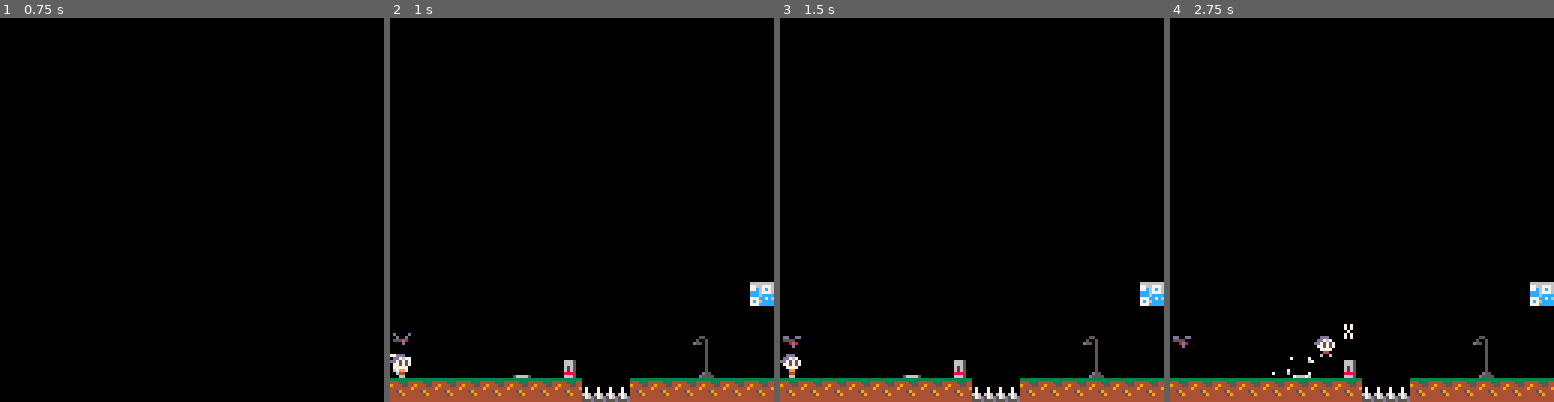
Above: before the commit, frames 1-4 (left to right).
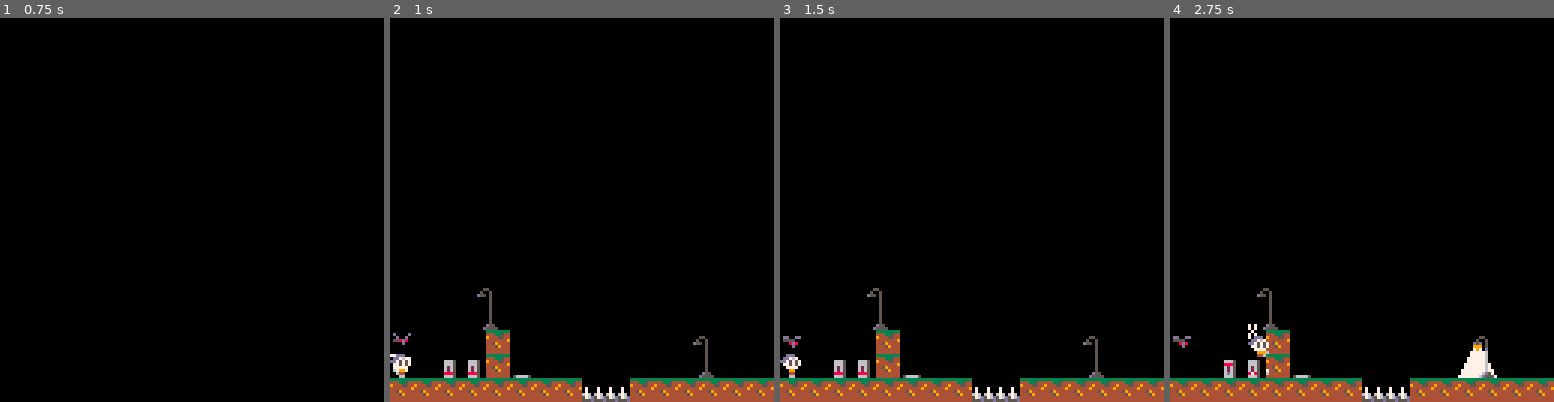
Above: after the commit, the same moments.

Repository: wesen/carts
Game: PICO-8 cartridge games/the-moth/the-moth.p8
The game is run twice, just before and just after one commit, with the same random seed, the same clock (stepped at 60 frames per second) and the same inputs.
Inputs:
- Up to frame 1 (0.75 s): tap X (X key) at 0.33 s; tap O (Z key) at 0.7 s
- Up to frame 2 (1 s): no input
- Up to frame 3 (1.5 s): tap X (X key) at 1.07 s
- Up to frame 4 (2.75 s): hold Right 1.6-2.1 s; tap O (Z key) at 1.7, 2.1, 2.5 s; tap X (X key) at 1.85 s; hold Up 2.15-2.42 s; hold Right from 2.47 s (still down)

Frame 1 is identical in both runs. In frame 2, 1.8% of the frame differs, in the area x 14-100%, y 68-94%; in frame 3, 1.8%; in frame 4, 2.8%.

Commit message:
Add ray casting and multilamp switches

Diff:
--- a/games/the-moth/lamp.lua
+++ b/games/the-moth/lamp.lua
@@ -8,7 +8,7 @@
  self.is_on=tile==spr_lamp_on
  -- lookup number in tile below
  self.nr=room:tile_at(self.pos/8+v2(0,1))-spr_lamp_nr_base
- room.lamps[self.nr]=self
+ add(room.lamps,self)
  add(actors,self)
 end)
 
@@ -45,9 +45,12 @@
 end
 
 function cls_lamp_switch:switch()
- local lamp=room.lamps[self.nr]
- lamp.is_on=not lamp.is_on
- self.is_on=lamp.is_on
+ for lamp in all(room.lamps) do
+  if lamp.nr==self.nr then
+   lamp.is_on=not lamp.is_on
+   self.is_on=lamp.is_on
+  end
+ end
 end
 
 function cls_lamp_switch:draw()
--- /dev/null
+++ b/games/the-moth/main-test.lua
@@ -0,0 +1,40 @@
+p1=v2(10,10)
+p2=v2(75,50)
+l1=bbox(p1,p2)
+
+p3=v2(5,15)
+p4=v2(55,75)
+b=bbox(p3,p4)
+
+function draw_box(b,col)
+ rect(b.aa.x,b.aa.y,b.bb.x,b.bb.y,col)
+end
+
+function draw_line(l,col)
+ line(l.aa.x,l.aa.y,l.bb.x,l.bb.y,col)
+end
+
+function _init()
+ poke(0x5f2d,1)
+end
+
+function _update()
+ if band(stat(34),1)!=0 then
+  l1.bb.x=stat(32)
+  l1.bb.y=stat(33)
+ elseif band(stat(34),2)!=0 then
+  l1.aa.x=stat(32)
+  l1.aa.y=stat(33)
+ end
+end
+
+function _draw()
+ cls()
+ print("cpu "..tostr(stat(1)),64,64,1)
+ draw_box(b,7)
+ draw_line(l1,8)
+
+  for p in all(isect(l1,b)) do
+   circ(p.x,p.y,3,12)
+  end
+ end
--- a/games/the-moth/moth.lua
+++ b/games/the-moth/moth.lua
@@ -19,14 +19,25 @@
    local v=(lamp.pos-self.pos)
    local d=v:sqrmagnitude()/10000.
    if d<dist then
-    dist=d
-    dir=v
-    nearest_lamp=lamp
+    if self:is_lamp_visible(lamp.pos) then
+     dist=d
+     dir=v
+     nearest_lamp=lamp
+    end
    end
   end
  end
 
  return nearest_lamp,dir
+end
+
+function cls_moth:is_lamp_visible(p)
+ local ray=bbox(self.pos+v2(4,4),p)
+ for tile in all(room.solid_tiles) do
+  local p=isect(ray,tile)
+  if (#p>0) return false
+ end
+ return true
 end
 
 function cls_moth:update()
--- a/games/the-moth/ray.lua
+++ b/games/the-moth/ray.lua
@@ -3,6 +3,16 @@
 -- line is a bbox representing a segment
 function isect(l,b)
  local res={}
+
+ -- check if we can eliminate the bbox altogether
+ local vmin=l.aa:min(l.bb)
+ local vmax=l.aa:max(l.bb)
+ if b.aa.x>vmax.x or
+    b.aa.y>vmax.y or
+    b.bb.x<vmin.x or
+    b.bb.y<vmin.y then
+  return {}
+ end
 
  local d=l.bb-l.aa
 
@@ -27,11 +37,11 @@
   end
  end
 
- local baa=b.aa-l.a
- local bba=b.bb-l.a
+ local baa=b.aa-l.aa
+ local bba=b.bb-l.aa
  if d.x!=0 then
   check_y(baa.x/d.x)
-  check_u(bba.x/d.x)
+  check_y(bba.x/d.x)
  end
  if d.y!=0 then
   check_x(baa.y/d.y)
--- a/games/the-moth/room.lua
+++ b/games/the-moth/room.lua
@@ -3,6 +3,7 @@
  self.dim=dim
  self.spawn_locations={}
  self.lamps={}
+ self.solid_tiles={}
 
  room=self
 
@@ -11,6 +12,10 @@
   for j=0,self.dim.y do
    local p=v2(i,j)
    local tile=self:tile_at(p)
+   -- add solid tile bboxes for collision check
+   if fget(tile,flg_solid) then
+    add(self.solid_tiles,bbox(p*8,p*8+v2(8,8)))
+   end
    if tile==spr_spawn_point then
     add(self.spawn_locations,p*8)
    end
--- a/games/the-moth/the-moth.lua
+++ b/games/the-moth/the-moth.lua
@@ -78,4 +78,5 @@
 -- camera shake
 -- fades
 
+--include main-test
 --#include main
--- a/games/the-moth/the-moth.p8
+++ b/games/the-moth/the-moth.p8
@@ -153,6 +153,16 @@
 function isect(l,b)
  local res={}
 
+ -- check if we can eliminate the bbox altogether
+ local vmin=l.aa:min(l.bb)
+ local vmax=l.aa:max(l.bb)
+ if b.aa.x>vmax.x or
+    b.aa.y>vmax.y or
+    b.bb.x<vmin.x or
+    b.bb.y<vmin.y then
+  return {}
+ end
+
  local d=l.bb-l.aa
 
  local p=function(u)
@@ -176,11 +186,11 @@
   end
  end
 
- local baa=b.aa-l.a
- local bba=b.bb-l.a
+ local baa=b.aa-l.aa
+ local bba=b.bb-l.aa
  if d.x!=0 then
   check_y(baa.x/d.x)
-  check_u(bba.x/d.x)
+  check_y(bba.x/d.x)
  end
  if d.y!=0 then
   check_x(baa.y/d.y)
@@ -544,14 +554,25 @@
    local v=(lamp.pos-self.pos)
    local d=v:sqrmagnitude()/10000.
    if d<dist then
-    dist=d
-    dir=v
-    nearest_lamp=lamp
+    if self:is_lamp_visible(lamp.pos) then
+     dist=d
+     dir=v
+     nearest_lamp=lamp
+    end
    end
   end
  end
 
  return nearest_lamp,dir
+end
+
+function cls_moth:is_lamp_visible(p)
+ local ray=bbox(self.pos+v2(4,4),p)
+ for tile in all(room.solid_tiles) do
+  local p=isect(ray,tile)
+  if (#p>0) return false
+ end
+ return true
 end
 
 function cls_moth:update()
@@ -627,6 +648,7 @@
  self.dim=dim
  self.spawn_locations={}
  self.lamps={}
+ self.solid_tiles={}
 
  room=self
 
@@ -635,6 +657,10 @@
   for j=0,self.dim.y do
    local p=v2(i,j)
    local tile=self:tile_at(p)
+   -- add solid tile bboxes for collision check
+   if fget(tile,flg_solid) then
+    add(self.solid_tiles,bbox(p*8,p*8+v2(8,8)))
+   end
    if tile==spr_spawn_point then
     add(self.spawn_locations,p*8)
    end
@@ -1024,7 +1050,7 @@
  self.is_on=tile==spr_lamp_on
  -- lookup number in tile below
  self.nr=room:tile_at(self.pos/8+v2(0,1))-spr_lamp_nr_base
- room.lamps[self.nr]=self
+ add(room.lamps,self)
  add(actors,self)
 end)
 
@@ -1061,9 +1087,12 @@
 end
 
 function cls_lamp_switch:switch()
- local lamp=room.lamps[self.nr]
- lamp.is_on=not lamp.is_on
- self.is_on=lamp.is_on
+ for lamp in all(room.lamps) do
+  if lamp.nr==self.nr then
+   lamp.is_on=not lamp.is_on
+   self.is_on=lamp.is_on
+  end
+ end
 end
 
 function cls_lamp_switch:draw()
@@ -1125,6 +1154,7 @@
 -- camera shake
 -- fades
 
+--include main-test
 main_camera=cls_camera.init()
 
 function _init()
@@ -1364,8 +1394,8 @@
 0000004040000000000000000000000000000000000000000000000000000000000000000000000000000000000000000000000000000000000000000000000000000000000000000000000000000000000000000000000000000000000000000000000000000000000000000000000000000000000000000000000000000000
 0000000000004141414040400000000000000000000000000000000000000000626300000000000000000000000000000000000000000000000000000000000000000000000000000000000000000000000000000000000000000000000000000000000000000000000000000000000000000000000000000000000000000000
 0042000000000000000000004100000000000000000000000000000000000000557300000000000000000000000000000000000000000000000000000000000000000000000000000000000000000000000000000000000000000000000000000000000000000000000000000000000000000000000000000000000000000000
-4040000000400001000000004100000000000000000000000000000000000041404040005500000000000000000000000000000000000000000000000000000000000000000000000000000000000000000000000000000000000000000000000000000000000000000000000000000000000000000000000000000000000000
-0000000000400040404000004100400000000000000000000000000000000000000000004600000000000000000000000000000000000000000000000000000000000000000000000000000000000000000000000000000000000000000000000000000000000000000000000000000000000000000000000000000000000000
-0000404000400000000000004100000005000000000000540000000062630000000041414141000000000000000000000000000000000000000000000000000000000000000000000000000000000000000000000000000000000000000000000000000000000000000000000000000000000000000000000000000000000000
-0000000000404200000000004100000001000000004200460000000054730000000000000000000000000000000000000000000000000000000000000000000000000000000000000000000000000000000000000000000000000000000000000000000000000000000000000000000000000000000000000000000000000000
+4040000000400001000000004100000000000062630000000000000000000000004040005500000000000000000000000000000000000000000000000000000000000000000000000000000000000000000000000000000000000000000000000000000000000000000000000000000000000000000000000000000000000000
+0000000000400040404000004100400000000055730000000000000000000000000000004600000000000000000000000000000000000000000000000000000000000000000000000000000000000000000000000000000000000000000000000000000000000000000000000000000000000000000000000000000000000000
+0000404000400000000000004100000005005455400000000000000062630000000041414141000000000000000000000000000000000000000000000000000000000000000000000000000000000000000000000000000000000000000000000000000000000000000000000000000000000000000000000000000000000000
+0000000000404200000000004100000001004646404200000000000054730000000000000000000000000000000000000000000000000000000000000000000000000000000000000000000000000000000000000000000000000000000000000000000000000000000000000000000000000000000000000000000000000000
 4444444444404044414141444044444040404040404040404444404040404040404040404040404040404040404040404000000000000000000000000000000000000000000000000000000000000000000000000000000000000000000000000000000000000000000000000000000000000000000000000000000000000000
--- a/intersections.p8
+++ b/intersections.p8
@@ -43,7 +43,9 @@
 
  local p,intersects=lineline(l1,l2)
  local circ_col=intersects and 7 or 8
- circ(p.x,p.y,3,circ_col)
+ if p!=nil then
+  circ(p.x,p.y,3,circ_col)
+ end
  local ps=linebox(l1,box)
  for p in all(ps) do
   circ(p.x,p.y,3,12)
